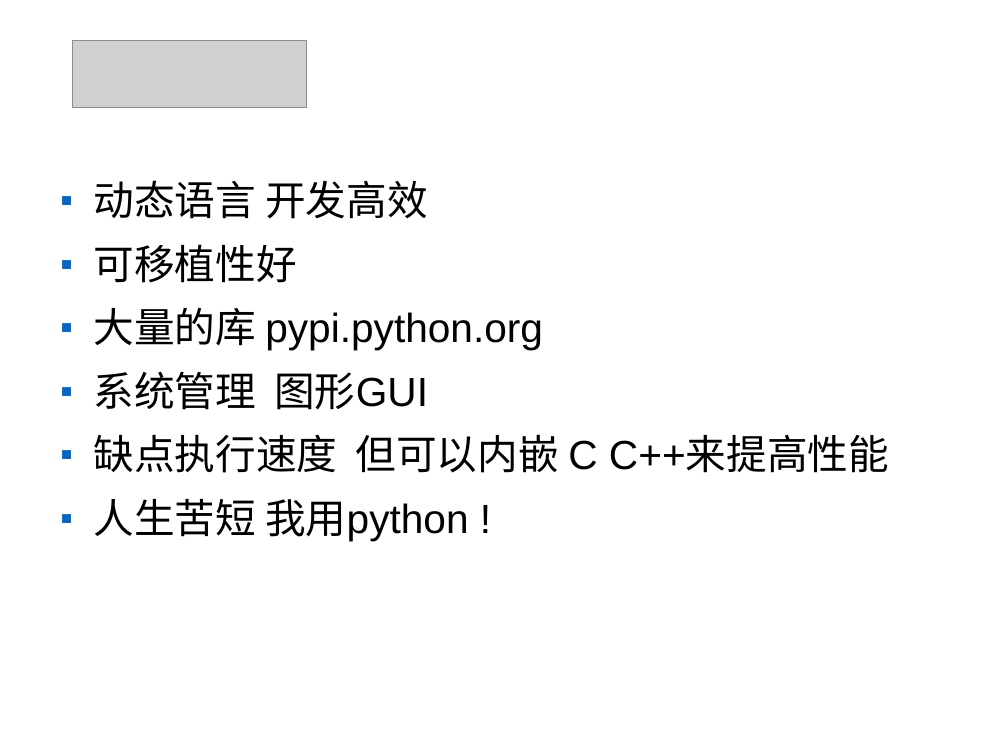
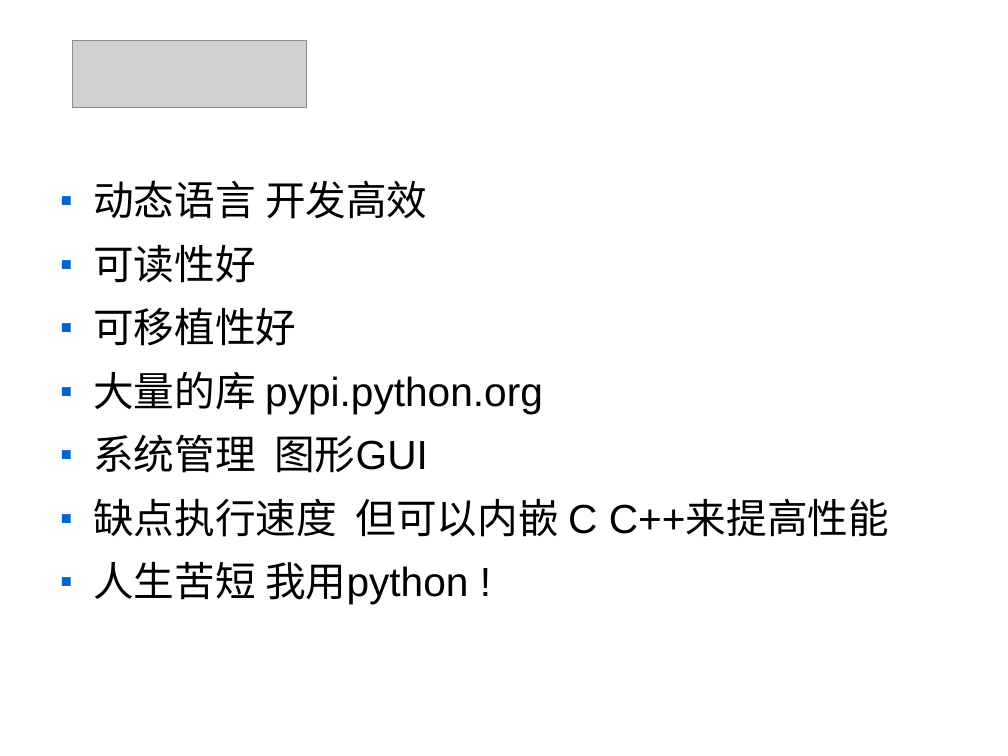
Before and after one commit to hqman/sz_agile, a slide deck: slide 4 of 网站技术架构.ppt. Drawn at 1008x756 pixels with LibreOffice and Linux fonts; fonts in the diff are those of the drawing; grey boxes stand for pictures; background and template pictures are left out. Boxes give left, top, right and bottom in pixels: in the first picture for what was removed or moved away, otherwise in the second. Text is boxed around its words. In the diff, an @@ line names an element or a change of style, - is before the commit and + after.

```diff
--- a/网站技术架构.ppt
+++ b/网站技术架构.ppt
@@ text at <box>93,245,256,283</box>: paragraph added @@
+■ 可读性好
```
Also in this commit, not shown: 9 other slides changed, 1 slide added.
